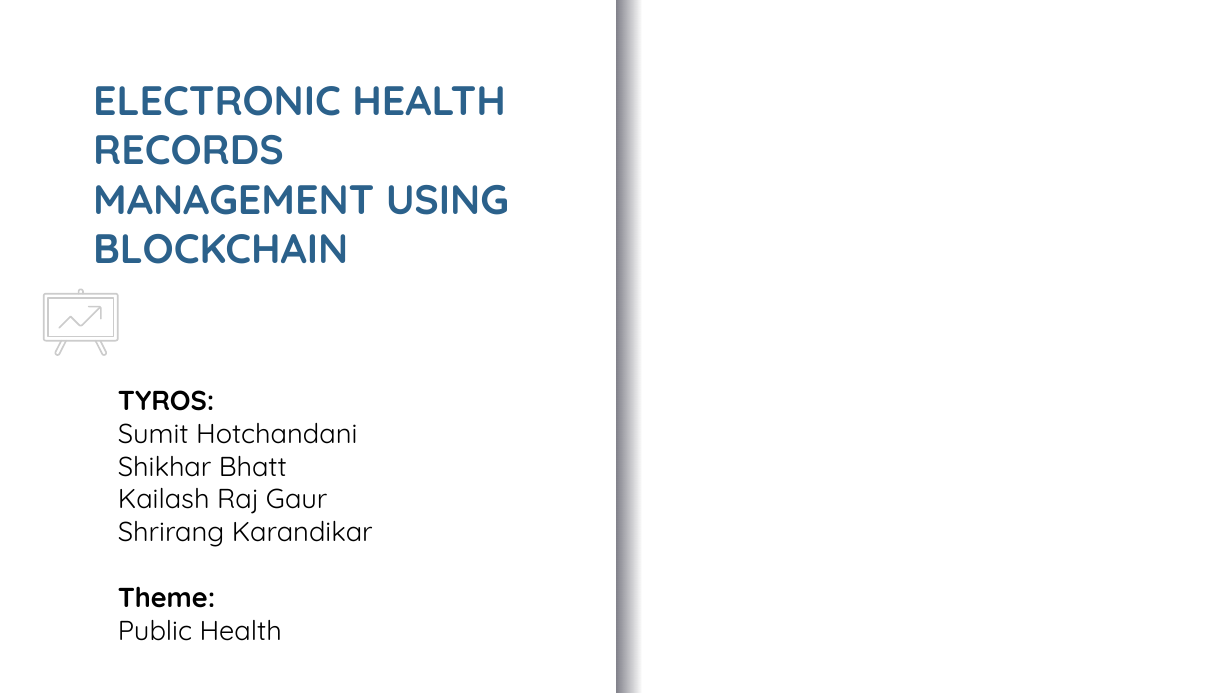
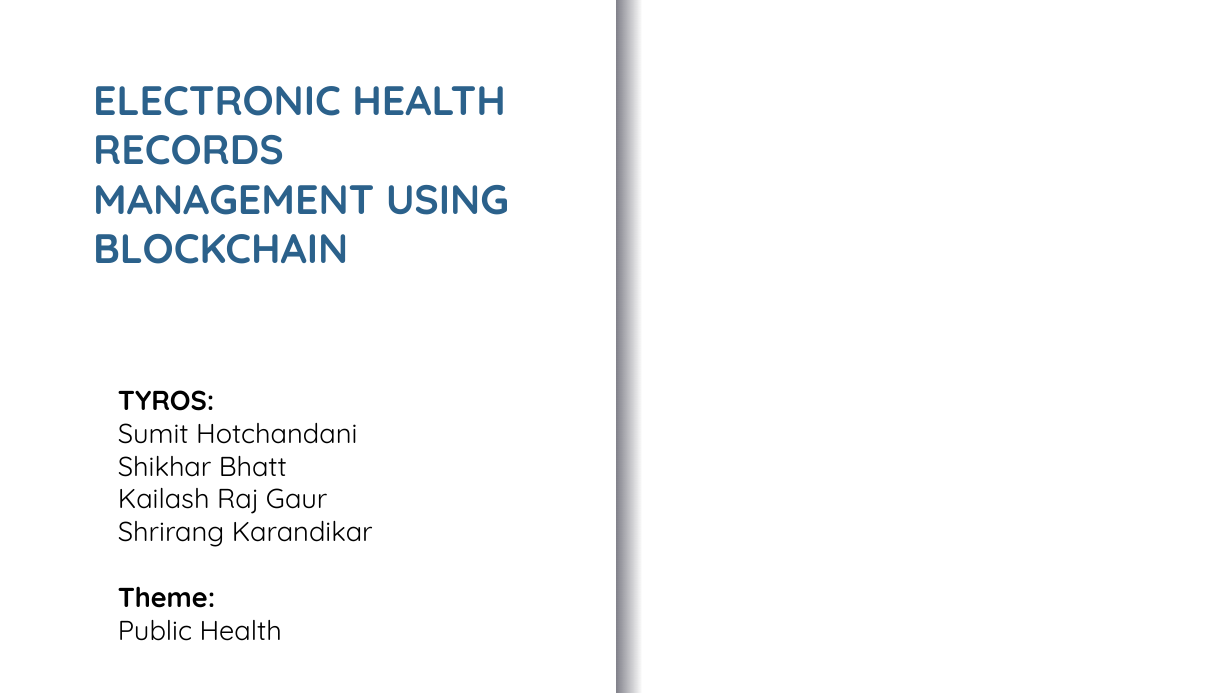
Before and after one commit to ShikharBhatt/NITI, a slide deck: slide 1 of niti aayog.pptx. Drawn at 1232x693 pixels with LibreOffice and Linux fonts; fonts in the diff are those of the drawing; background and template pictures are left out. Boxes give left, top, right and bottom in pixels: in the first picture for what was removed or moved away, otherwise in the second. Text is boxed around its words. In the diff, an @@ line names an element or a change of style, - is before the commit and + after.

```diff
--- a/niti aayog.pptx
+++ b/niti aayog.pptx
@@ group removed at (44, 290, 118, 356): 7 freeform shapes @@
```
Also in this commit, not shown: 1 other slide changed, 1 slide removed.
